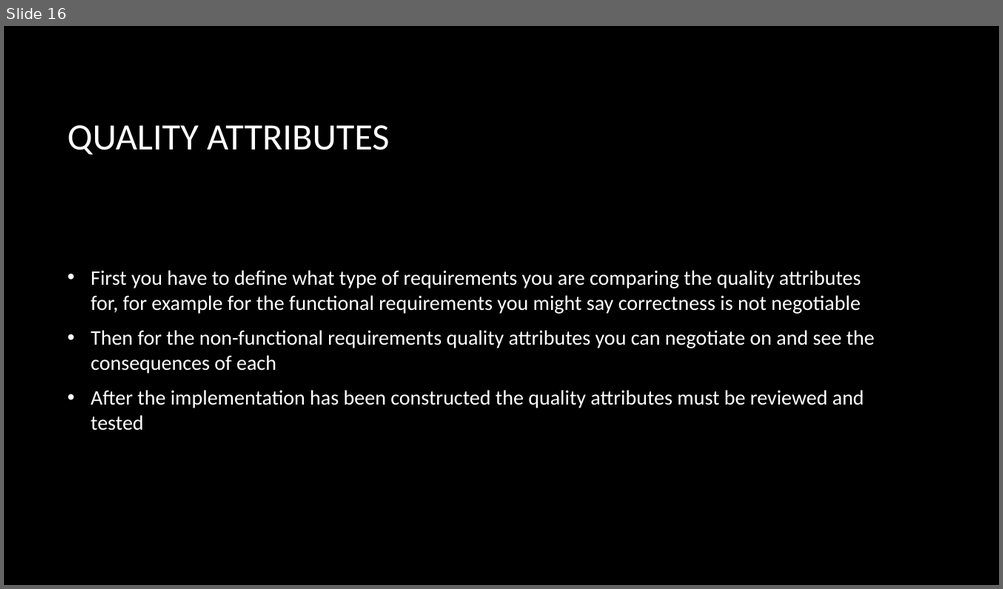
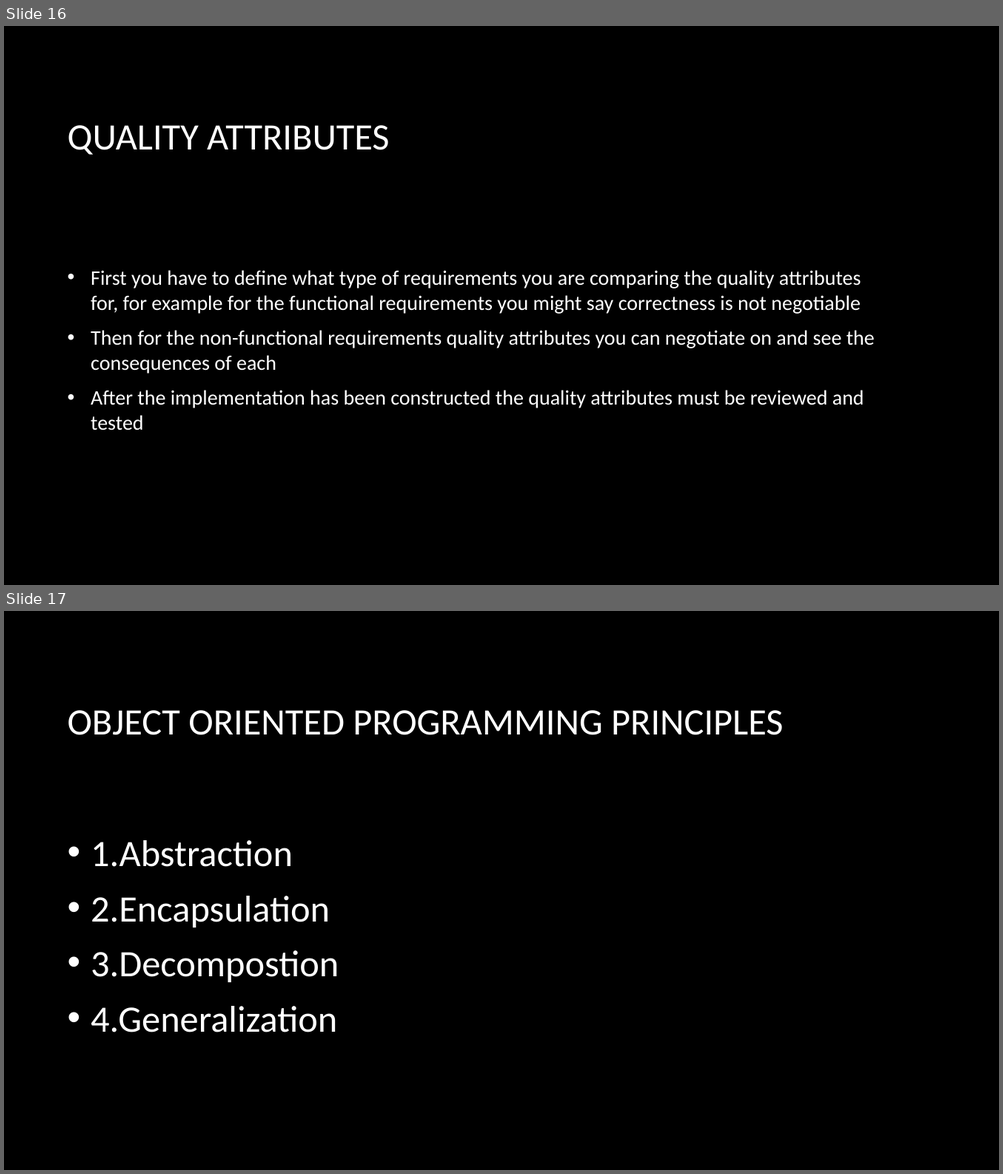
Before and after one commit to ahmedmagdy492/My-Hacking-Tutorails, a slide deck: Study/Object Oriented Design/Week 1 Objectives.pptx. Shown one above the other, each under a label of ours: slide 16 before the commit, slides 16 and 17 after it. The pictures are 1003x589 and 1003x1174 pixels, drawn with LibreOffice and Linux fonts; fonts in the diff are those of the drawing; background and template pictures are left out. Boxes give left, top, right and bottom in pixels: in the first picture for what was removed or moved away, otherwise in the second. Text is boxed around its words. In the diff, an @@ line names an element or a change of style, - is before the commit and + after.

```diff
--- a/Study/Object Oriented Design/Week 1 Objectives.pptx
+++ b/Study/Object Oriented Design/Week 1 Objectives.pptx
@@ slide 17 added at bbox=[4, 611, 999, 1170], background picture (left out) @@
@@ title added at bbox=[68, 710, 782, 735], 36 pt, text #FFFFFF @@
+OBJECT ORIENTED PROGRAMMING PRINCIPLES
@@ text added at bbox=[91, 840, 338, 1033], 36 pt, text #FFFFFF @@
+• 1.Abstraction
+• 2.Encapsulation
+• 3.Decompostion
+• 4.Generalization
```
Also in this commit, not shown: 16 other slides added, 7 other files.
